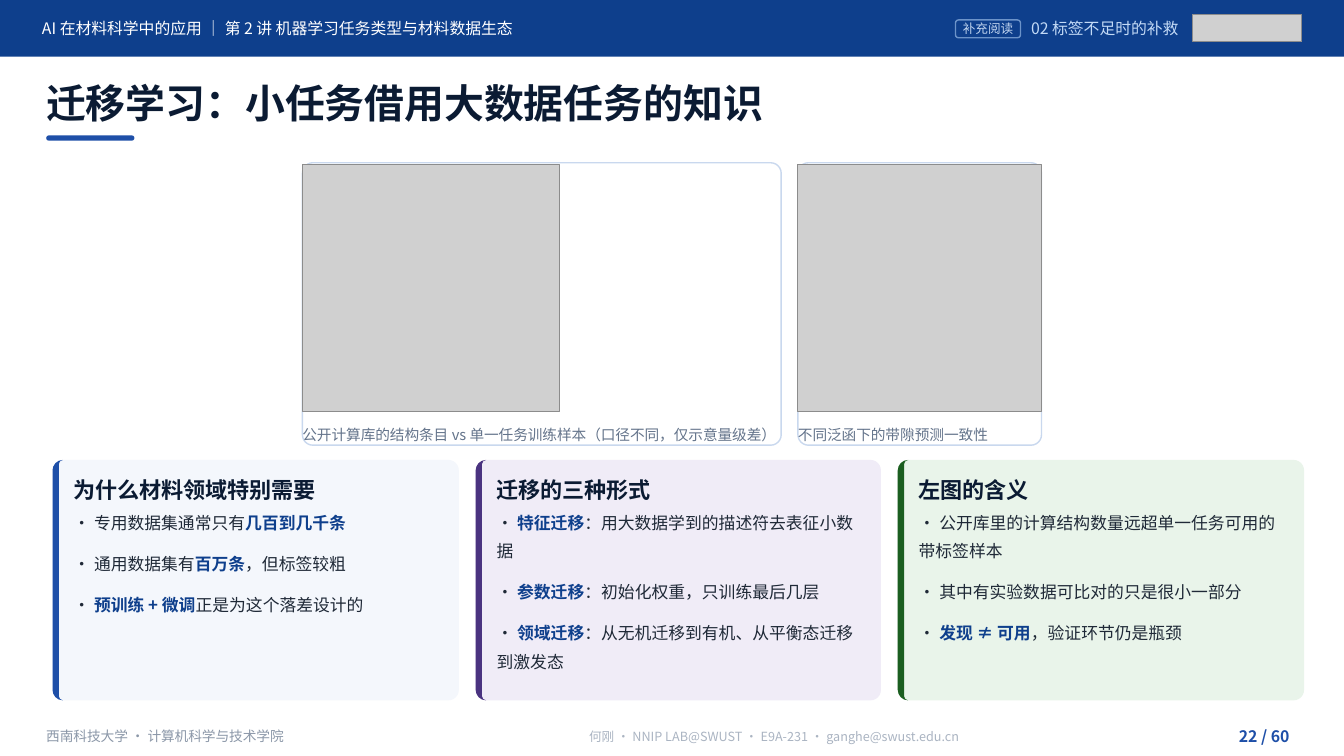
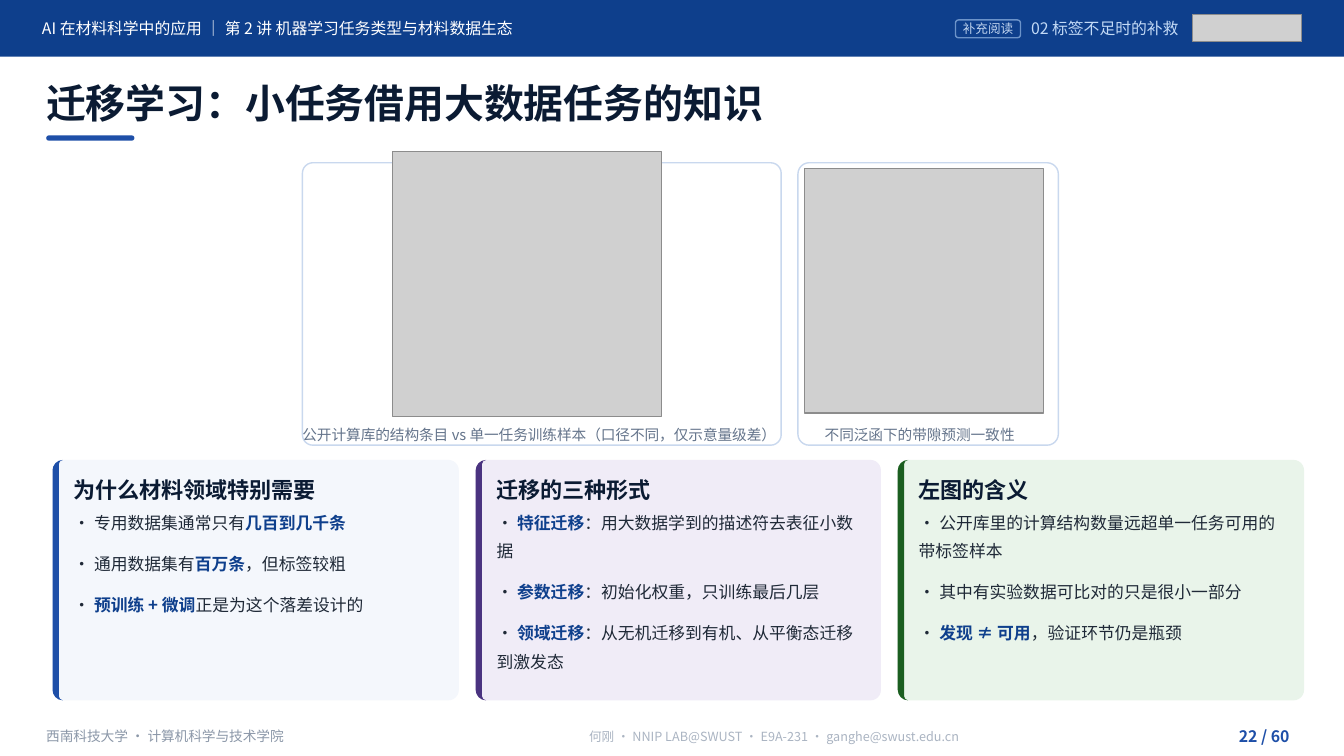
Before and after one commit to cosfrist/Applications-of-Artificial-Intelligence-in-Materials-Science-SWUST, a slide deck: slide 22 of lectures/02-机器学习任务类型与材料数据生态/AI在材料科学中的应用-第2讲 机器学习任务类型与材料数据生态-V5.pptx. Drawn at 1344x756 pixels with LibreOffice and Linux fonts; fonts in the diff are those of the drawing; grey boxes stand for pictures. Boxes give left, top, right and bottom in pixels: in the first picture for what was removed or moved away, otherwise in the second. Text is boxed around its words. In the diff, an @@ line names an element or a change of style, - is before the commit and + after.

```diff
--- a/lectures/02-机器学习任务类型与材料数据生态/AI在材料科学中的应用-第2讲 机器学习任务类型与材料数据生态-V5.pptx
+++ b/lectures/02-机器学习任务类型与材料数据生态/AI在材料科学中的应用-第2讲 机器学习任务类型与材料数据生态-V5.pptx
@@ picture removed at <box>302,165,560,412</box> @@
@@ picture added at <box>392,152,661,417</box> @@
@@ rounded rectangle: place and size @@
-rounded rectangle at <box>799,162,1043,445</box>
+rounded rectangle at <box>799,162,1059,445</box>
@@ picture: place and size @@
-picture at <box>799,165,1043,412</box>
+picture at <box>805,169,1044,413</box>
@@ text "不同泛函下的带隙预测一致性" at <box>825,427,1015,441</box>: alignment left to centre @@
```
Also in this commit, not shown: 11 other slides changed, 24 other files.
